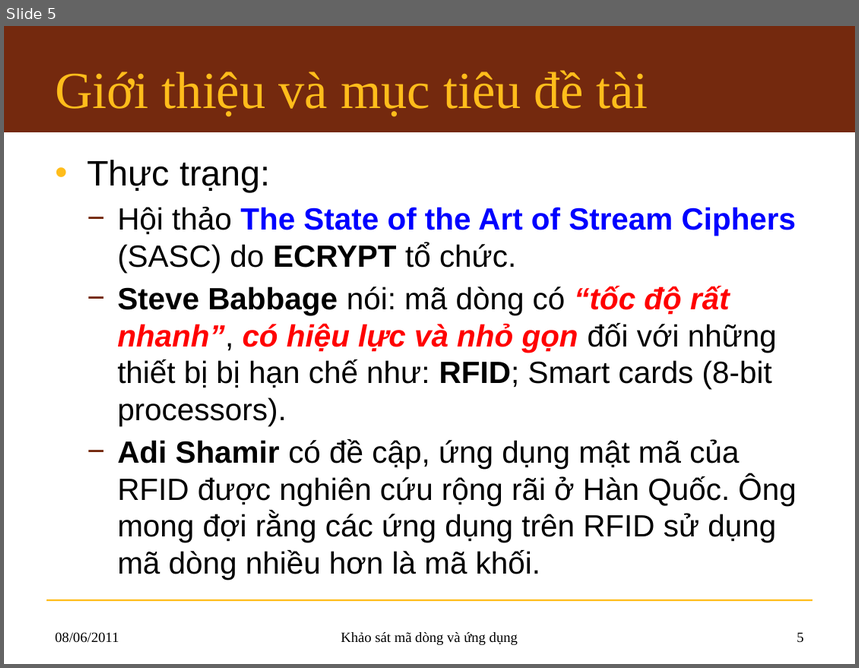
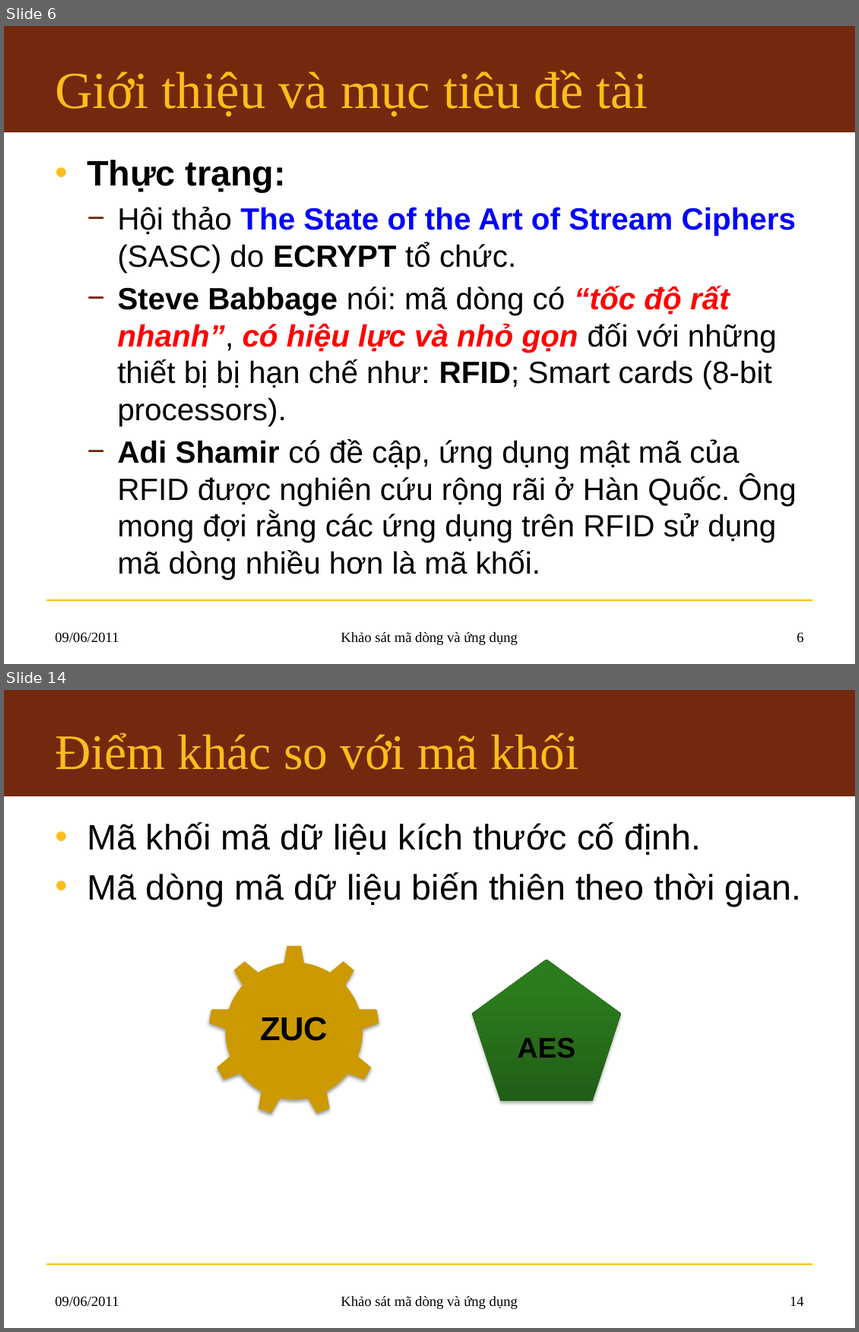
Before and after one commit to hemprasad/lvmm-sc, a slide deck: 7.Slide/KLTN_Slide.pptx. Shown one above the other, each under a label of ours: slide 5 before the commit, slides 6 and 14 after it; the slides between them are not shown. The pictures are 859x668 and 859x1332 pixels, drawn with LibreOffice and Linux fonts; fonts in the diff are those of the drawing; background and template pictures are left out. Boxes give left, top, right and bottom in pixels: in the first picture for what was removed or moved away, otherwise in the second. Text is boxed around its words. In the diff, an @@ line names an element or a change of style, - is before the commit and + after.

```diff
--- a/7.Slide/KLTN_Slide.pptx
+++ b/7.Slide/KLTN_Slide.pptx
@@ slide 14 added at <box>4,690,855,1328</box>, background #FFFFFF; not listed: 2 template elements that a slide beside it also shows @@
@@ title added at <box>55,733,579,770</box>, 42 pt, text #FFBD1B @@
+Điểm khác so với mã khối
@@ text added at <box>87,822,801,907</box>, 30 pt, text #000000 @@
+• Mã khối mã dữ liệu kích thước cố định.
+• Mã dòng mã dữ liệu biến thiên theo thời gian.
@@ gear added at <box>208,945,380,1117</box>, fill #CC9900 @@
@@ pentagon added at <box>472,960,621,1102</box>, fill gradient #225F17 to #2C7B1E to #2B7E1C, 24 pt, text #000000, bold @@
+AES
@@ text added at <box>260,1017,328,1041</box>, 28 pt, text #000000, bold @@
+ZUC
@@ text added at <box>55,1296,119,1307</box>, 12 pt, text #000000 @@
+09/06/2011
@@ text added at <box>341,1296,518,1309</box>, 12 pt, text #000000 @@
+Khảo sát mã dòng và ứng dụng
@@ page number added at <box>790,1296,804,1306</box>, 12 pt, text #000000 @@
+14
@@ what was slide 5 is now slide 6 @@
@@ slide 6 changed as well @@
@@ text at <box>87,160,286,193</box>: bold on in "Thực trạng:" @@
@@ text at <box>55,632,119,643</box>: text changed @@
-08/06/2011
+09/06/2011
@@ page number at <box>797,632,804,643</box>: text changed @@
-5
+6
```
Also in this commit, not shown: 6 other slides changed, 9 other slides added.
